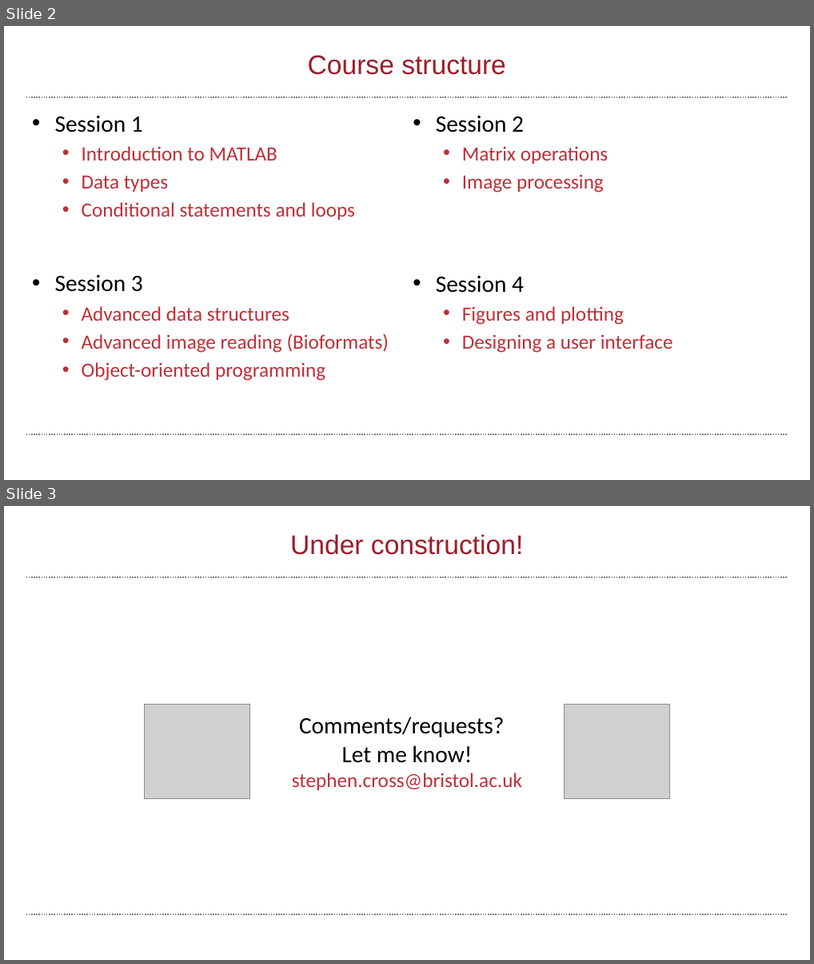
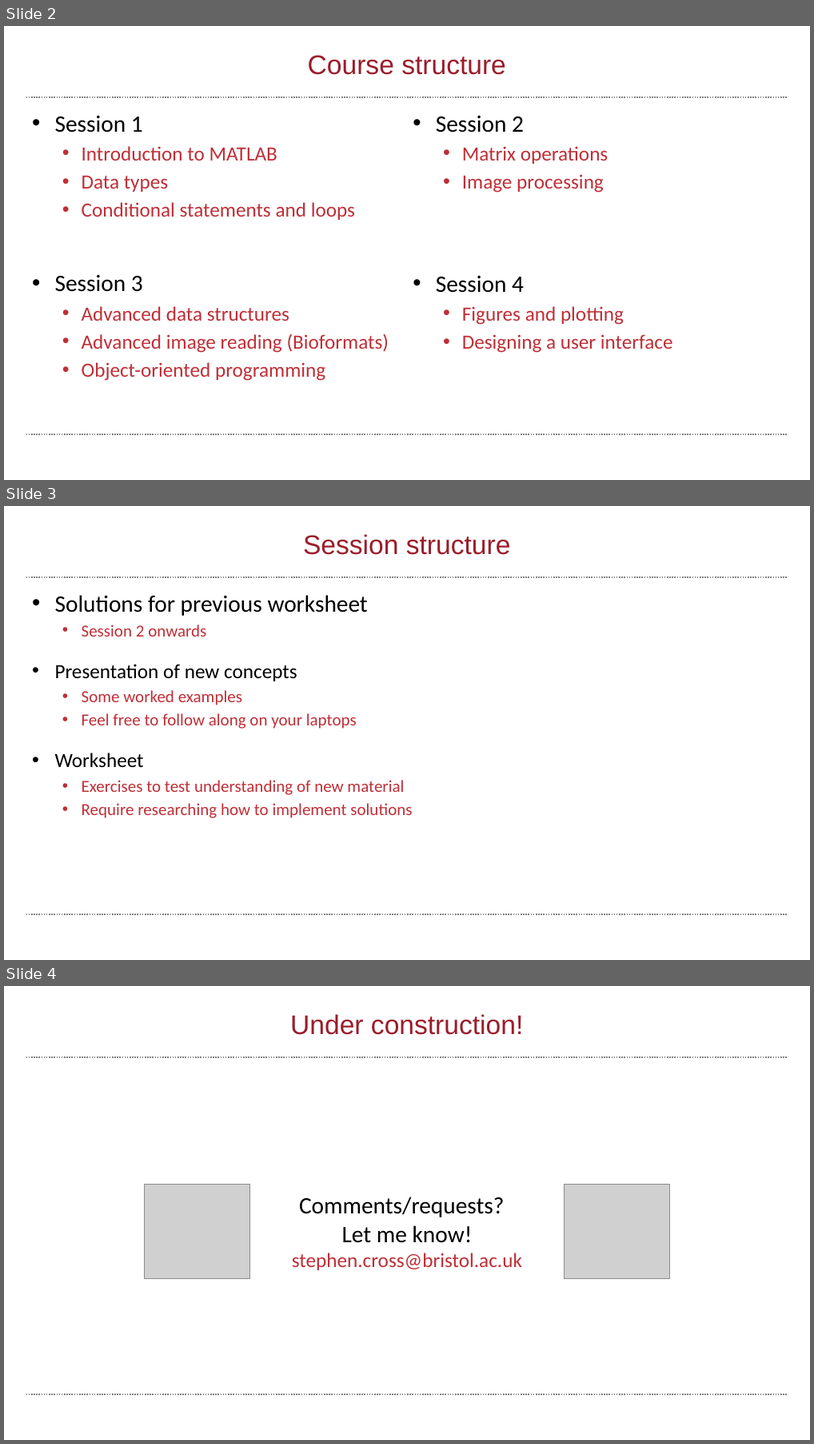
Before and after one commit to wbif-bristol/MATLAB-course, a slide deck: Session 1 - Introduction to MATLAB/MATLAB Session 1.pptx. Shown one above the other, each under a label of ours: slides 2 and 3 before the commit, slides 2, 3 and 4 after it. The pictures are 814x964 and 814x1444 pixels, drawn with LibreOffice and Linux fonts; fonts in the diff are those of the drawing; grey boxes stand for pictures; background and template pictures are left out. Boxes give left, top, right and bottom in pixels: in the first picture for what was removed or moved away, otherwise in the second. Text is boxed around its words. In the diff, an @@ line names an element or a change of style, - is before the commit and + after.

Commit message:
Added session summary

```diff
--- a/Session 1 - Introduction to MATLAB/MATLAB Session 1.pptx
+++ b/Session 1 - Introduction to MATLAB/MATLAB Session 1.pptx
@@ slide 3 added at bbox=[4, 506, 810, 960], background #FFFFFF; not listed: 2 template elements that a slide beside it also shows @@
@@ title added at bbox=[303, 534, 511, 555], 32 pt, text #9A1D2B @@
+Session structure
@@ text added at bbox=[55, 595, 412, 818], 20 pt, text #BF2F37 @@
+• Solutions for previous worksheet
+  • Session 2 onwards
+• Presentation of new concepts
+  • Some worked examples
+  • Feel free to follow along on your laptops
+• Worksheet
+  • Exercises to test understanding of new material
+  • Require researching how to implement solutions
@@ what was slide 3 is now slide 4 @@
```
